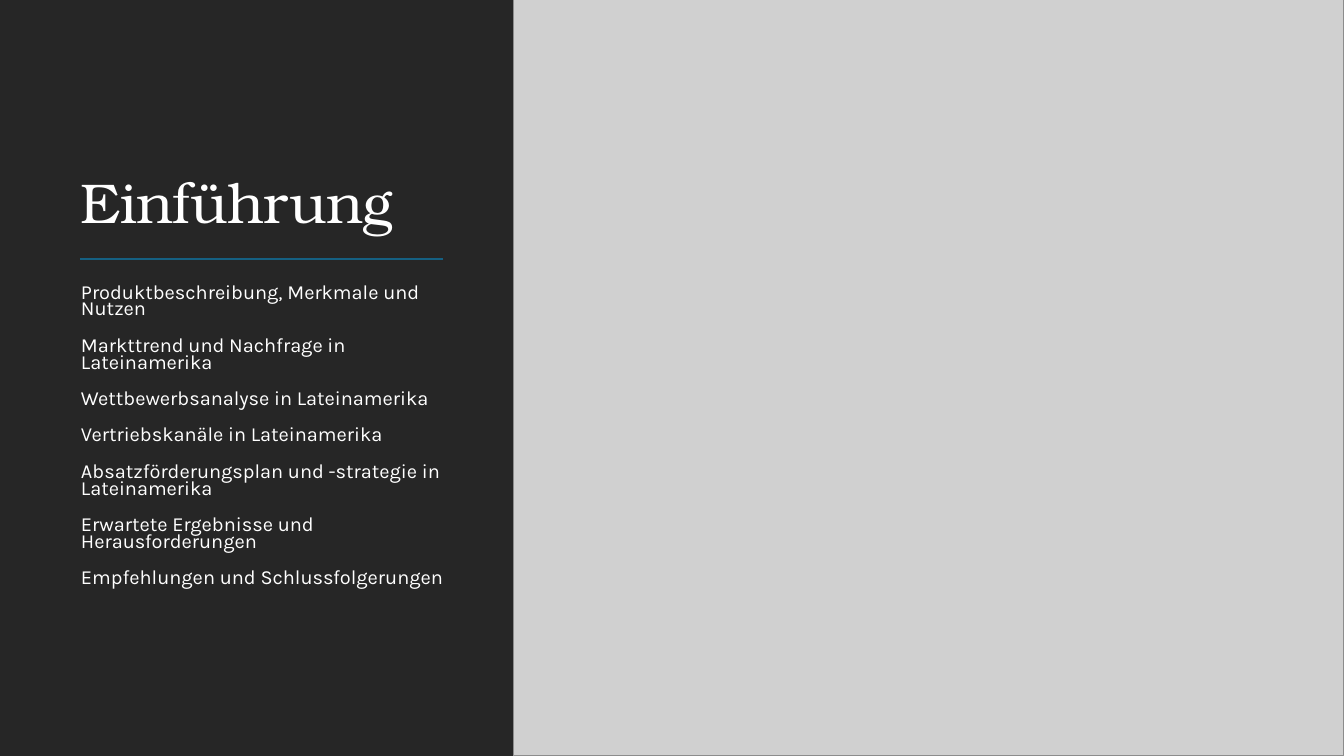
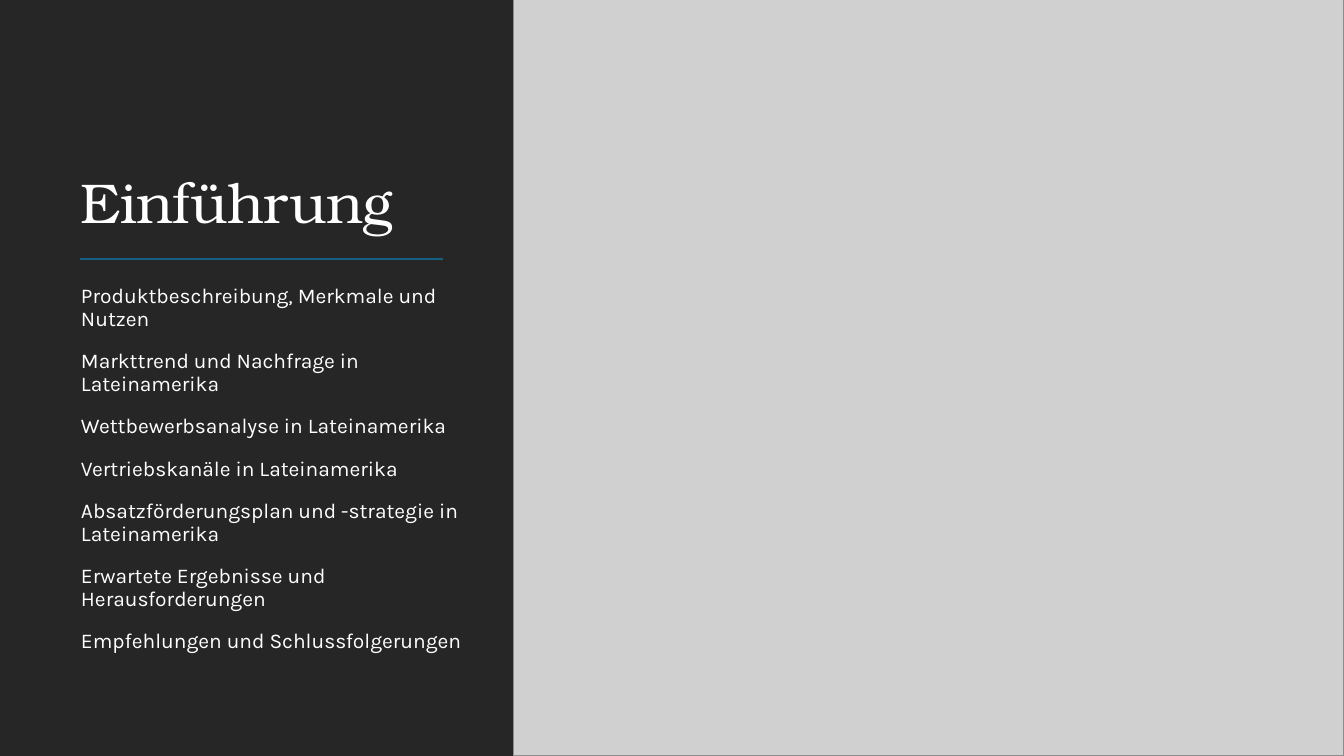
Before and after one commit to MicrosoftLearning/MS-4004-Empower-workforce-copilot-use-cases.de-de, a slide deck: slide 3 of ResourceFiles/Mystic Spice Premium Chai Market Analysis Presentation.pptx. Drawn at 1344x756 pixels with LibreOffice and Linux fonts; fonts in the diff are those of the drawing; grey boxes stand for pictures. Boxes give left, top, right and bottom in pixels: in the first picture for what was removed or moved away, otherwise in the second. Text is boxed around its words. In the diff, an @@ line names an element or a change of style, - is before the commit and + after.

```diff
--- a/ResourceFiles/Mystic Spice Premium Chai Market Analysis Presentation.pptx
+++ b/ResourceFiles/Mystic Spice Premium Chai Market Analysis Presentation.pptx
@@ text "Produktbeschreibung, Merkmale und Nutzen" at [81, 288, 462, 653]: size 14.2 to 15 pt; line spacing 0.7 to 0.9 @@
```
Also in this commit, not shown: 12 other slides changed, 18 other files.
